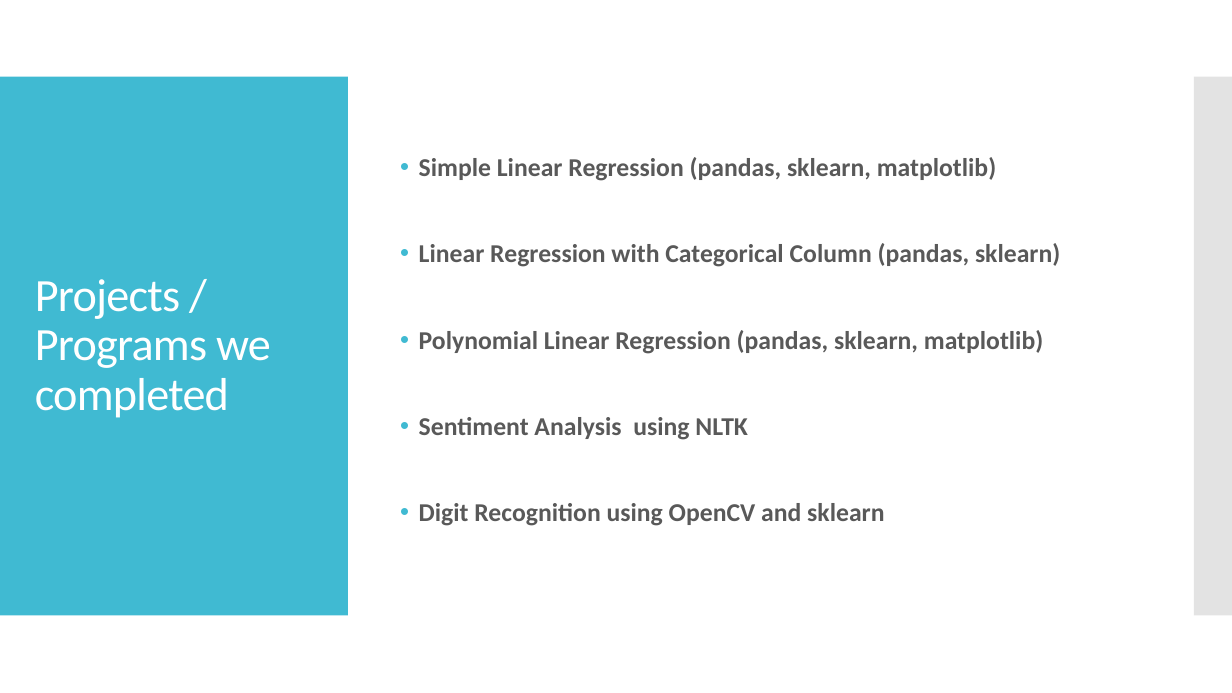
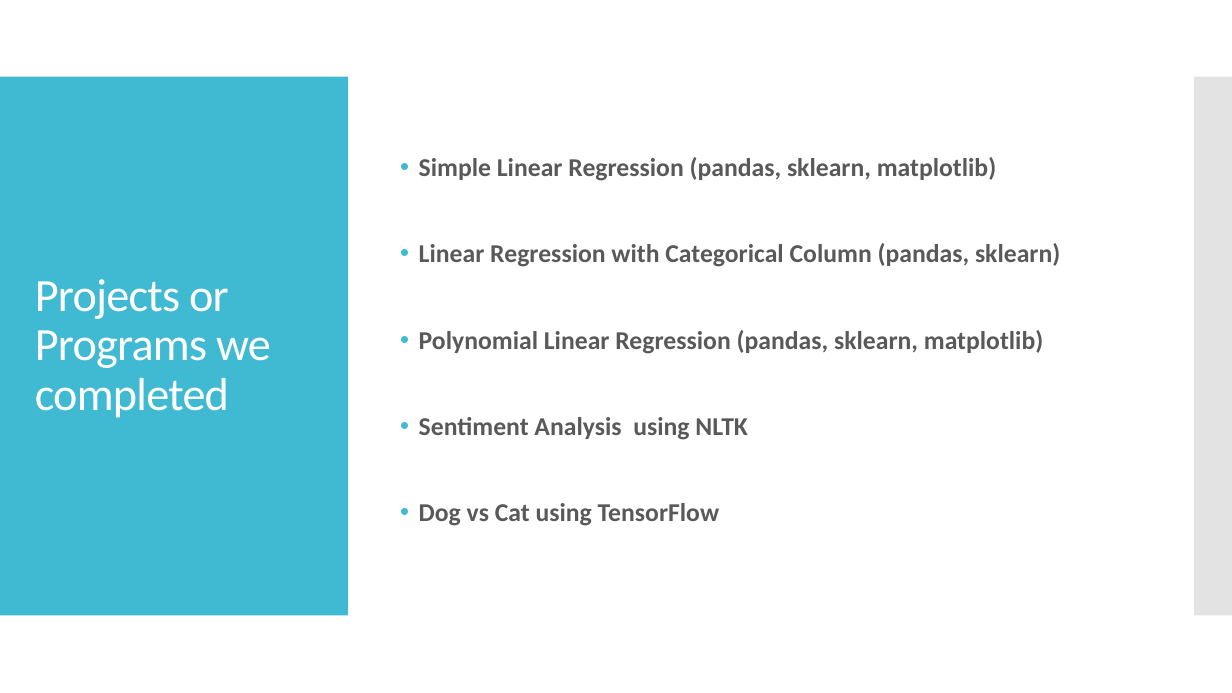
Before and after one commit to gpnagar/Intro_to_Data_Science, a slide deck: slide 8 of play.pptx. Drawn at 1232x693 pixels with LibreOffice and Linux fonts; fonts in the diff are those of the drawing. Boxes give left, top, right and bottom in pixels: in the first picture for what was removed or moved away, otherwise in the second. Text is boxed around its words. In the diff, an @@ line names an element or a change of style, - is before the commit and + after.

```diff
--- a/play.pptx
+++ b/play.pptx
@@ title at (x1=35, y1=279, x2=271, y2=418): text changed @@
-Projects / Programs we completed
+Projects or Programs we completed
@@ text at (x1=419, y1=503, x2=720, y2=526): text changed @@
-• Digit Recognition using OpenCV and sklearn
+• Dog vs Cat using TensorFlow
```
Also in this commit, not shown: 3 other slides changed, 22 other files.
